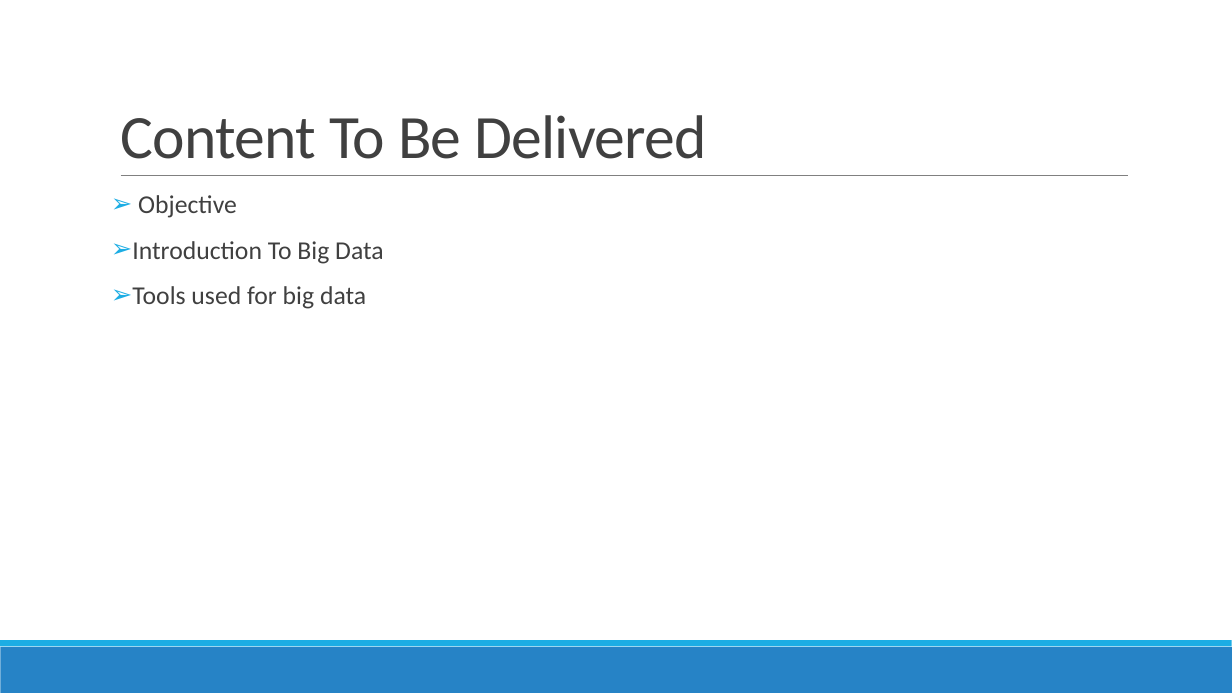
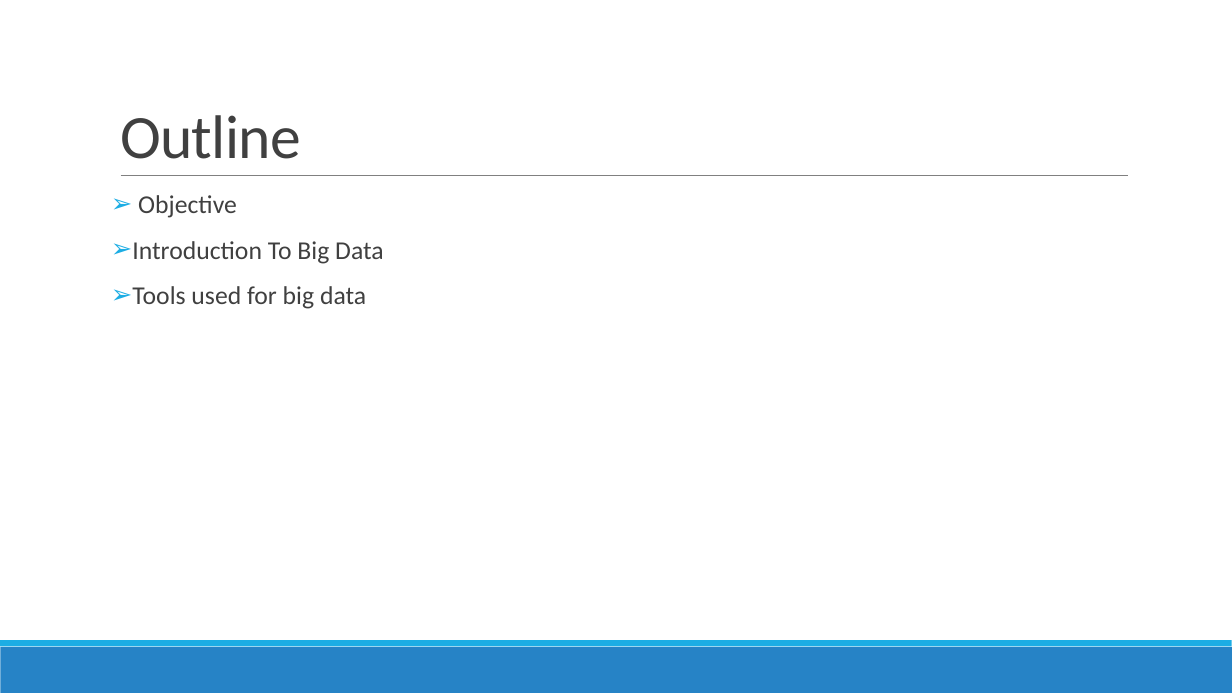
Before and after one commit to DistributedSystems-Fall2018-NEDUET/project-dist_sys, a slide deck: slide 4 of Project Interim Submission/Generic DS Framework.pptx. Drawn at 1232x693 pixels with LibreOffice and Linux fonts; fonts in the diff are those of the drawing. Boxes give left, top, right and bottom in pixels: in the first picture for what was removed or moved away, otherwise in the second. Text is boxed around its words. In the diff, an @@ line names an element or a change of style, - is before the commit and + after.

Commit message:
Update ppt
Update presentation content and formating text.

```diff
--- a/Project Interim Submission/Generic DS Framework.pptx
+++ b/Project Interim Submission/Generic DS Framework.pptx
@@ title at box(120, 115, 301, 159): text changed @@
-Content To Be Delivered
+Outline
```
Also in this commit, not shown: 2 other slides changed.
